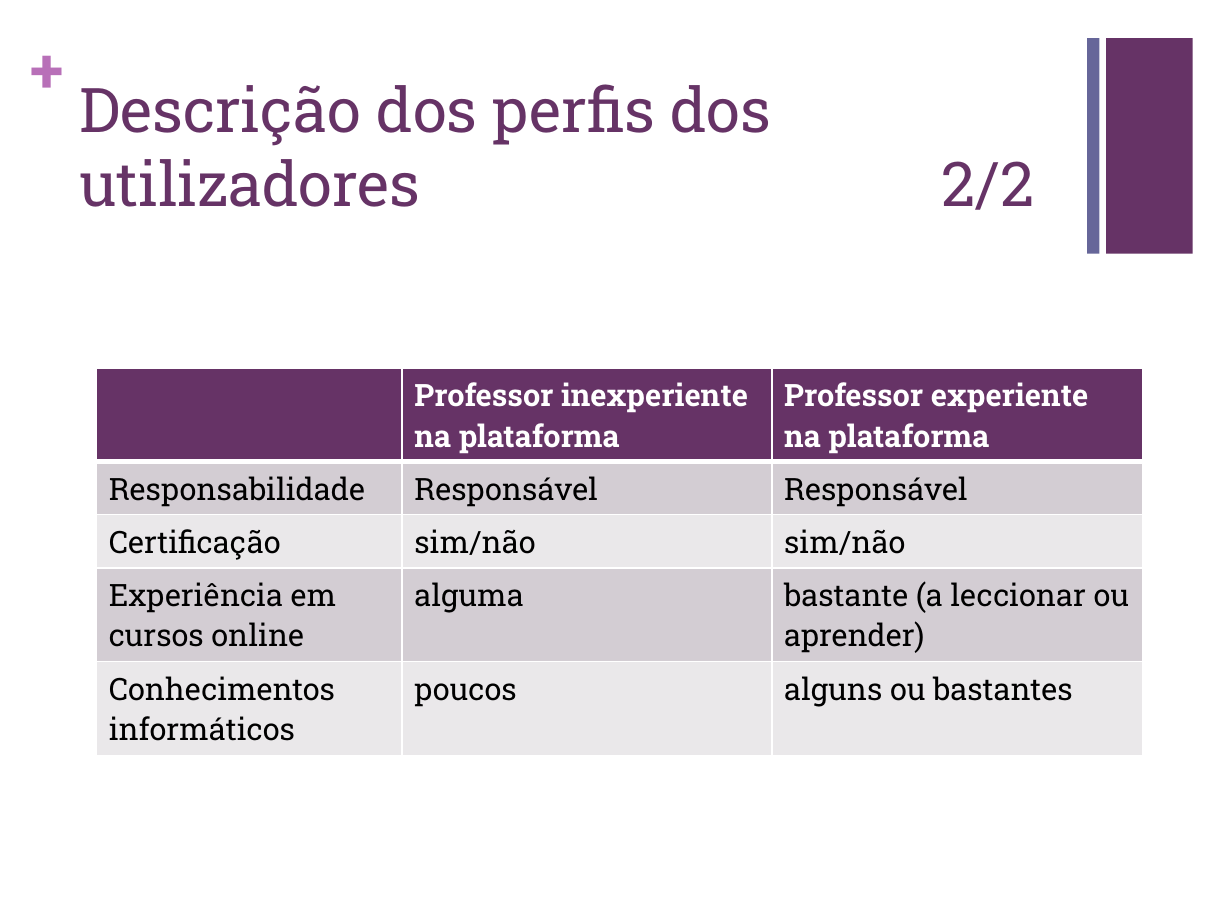
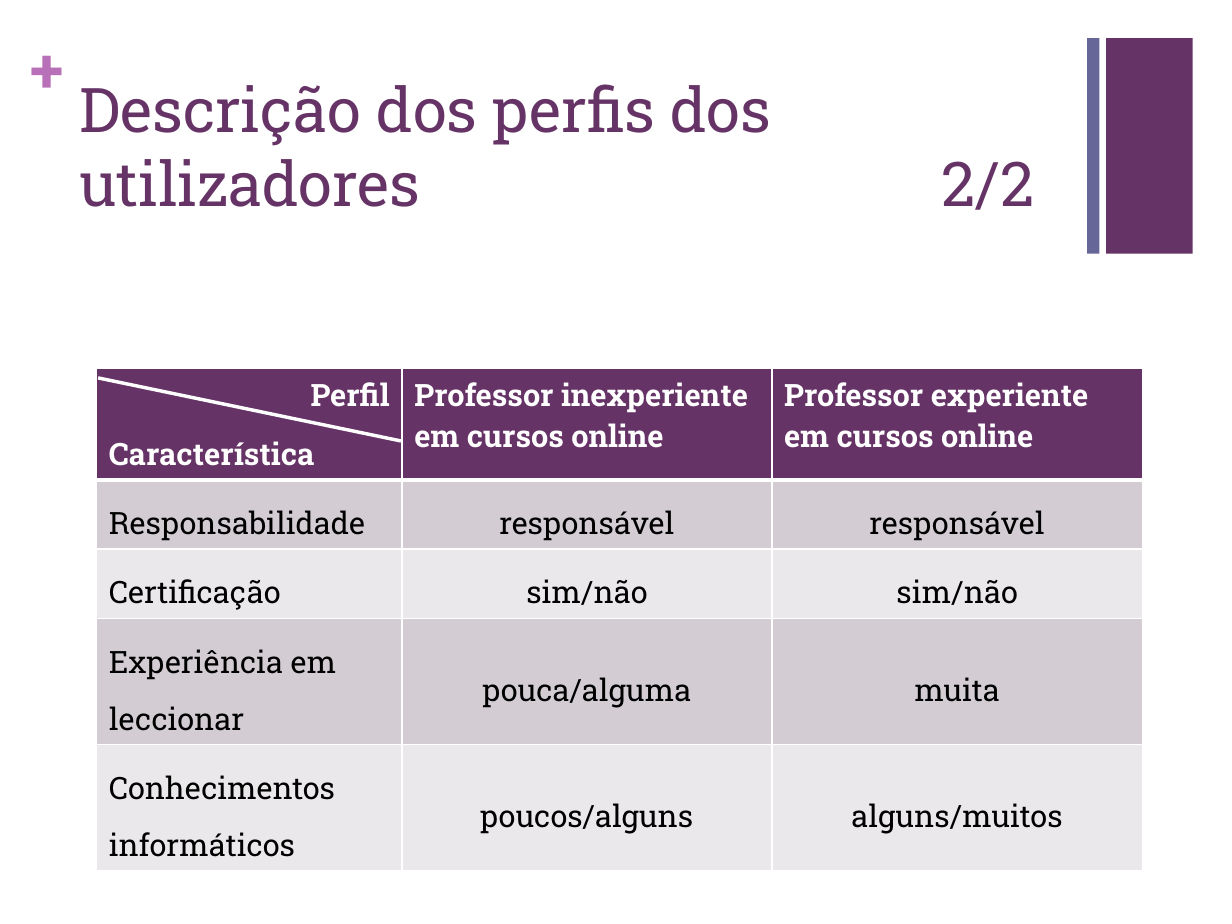
Before and after one commit to carboned4/C_C_U-2015-10, a slide deck: slide 5 of Apresentação - Lab01.pptx. Drawn at 1232x924 pixels with LibreOffice and Linux fonts; fonts in the diff are those of the drawing. Boxes give left, top, right and bottom in pixels: in the first picture for what was removed or moved away, otherwise in the second. Text is boxed around its words. In the diff, an @@ line names an element or a change of style, - is before the commit and + after.

Commit message:
ppt perfis

```diff
--- a/Apresentação - Lab01.pptx
+++ b/Apresentação - Lab01.pptx
@@ table at (96,368,1142,861) @@
-row 1:  | Professor inexperiente na plataforma | Professor experiente na plataforma
+row 1: Perfil / Característica | Professor inexperiente em cursos online | Professor experiente em cursos online
-row 2, column 2: Responsável
+row 2, column 2: responsável
-row 2, column 3: Responsável
+row 2, column 3: responsável
-row 4: Experiência em cursos online | alguma | bastante (a leccionar ou aprender)
+row 4: Experiência em leccionar | pouca/alguma | muita
-row 5, column 2: poucos
+row 5, column 2: poucos/alguns
-row 5, column 3: alguns ou bastantes
+row 5, column 3: alguns/muitos
@@ line spacing 1 to 1.4 @@
@@ alignment left to centre @@
@@ line added from (99, 378) to (400, 441), #FFFFFF 2 pt @@
```
Also in this commit, not shown: 1 other slide changed.
